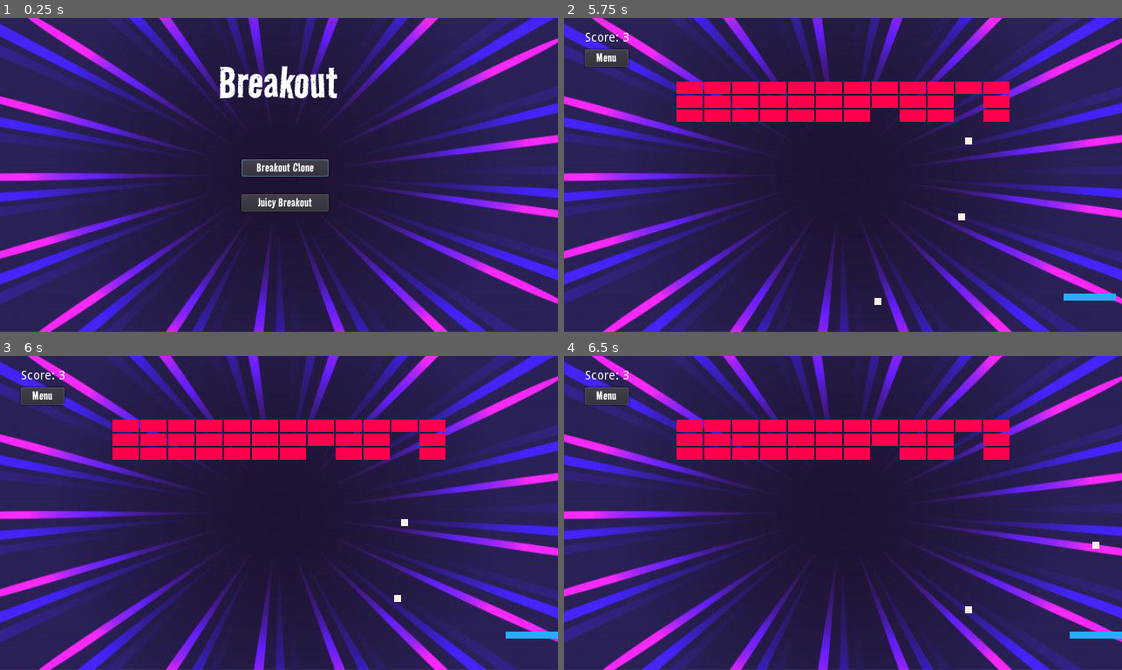
Above: before the commit, frames 1-4 (two rows, left to right).
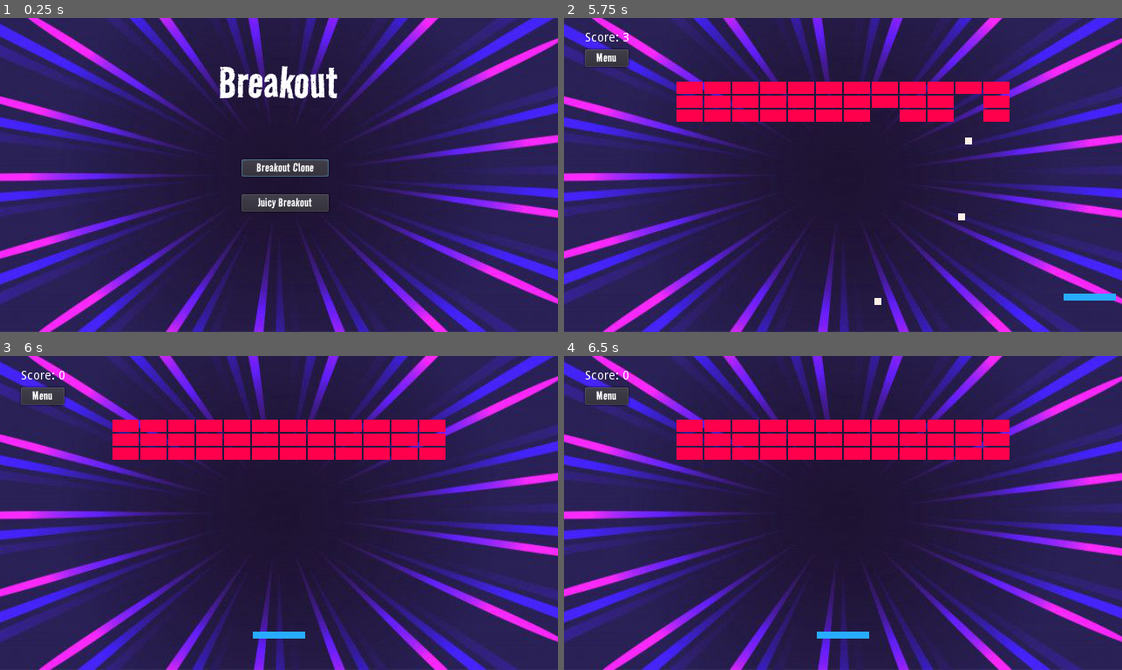
Above: after the commit, the same moments.

Repository: jkao1017/BreakoutGodot
Game: Godot game, scene res://Scenes/TitleScreen.tscn
Same seed, same stepped clock (60 frames per second), same inputs: the game is played once before the commit and once after it.
Inputs:
- Up to frame 1 (0.25 s): no input
- Up to frame 2 (5.75 s): click "Breakout Clone" at 0.5 s; click "Menu" at 1.25 s; click "Juicy Breakout" at 2 s; click "Menu" at 2.75 s; tap Enter (ui_accept) at 3.5, 3.77, 4.25, 4.52 s; hold Right (ui_right) 3.53-4.28 s; hold Down (ui_down) 4.28-5.03 s; hold Right (ui_right) from 5.03 s (still down)
- Up to frame 3 (6 s): release Right (ui_right) at 5.78 s; hold Up (ui_up) from 5.78 s (still down)
- Up to frame 4 (6.5 s): keep holding Up (ui_up); tap Enter (ui_accept) at 6.02 s

Frames 1-2 are identical in both runs. In frame 3, 1.0% of the frame differs, in the area x 10-100%, y 4-90%; in frame 4, 1.0%.

Commit message:
Update Ball.gd
added a reset option when ball is out of bounds

Diff:
--- a/Scenes/Ball.gd
+++ b/Scenes/Ball.gd
@@ -1,14 +1,18 @@
 extends RigidBody2D
 
+signal life_change(ball)
 
 # Declare member variables here. Examples:
 # var a = 2
 # var b = "text"
-const SPEEDUP = 400
+const SPEEDUP = 500
 const MAXSPEED = 30000
-
+var max_lives: int = 3
+var lives: float = max_lives
 # Called when the node enters the scene tree for the first time.
 func _ready():
+	connect("life_changed", get_parent().get_node("UI/Lives"),"on_plater_life_changed")
+	emit_signal("life_changed",max_lives)
 	pass # Replace with function body.
 
 
@@ -35,5 +39,11 @@
 
 			$Bounce.play()
 
-	if position.y > get_viewport_rect().end.y:
+	if get_position().y > get_viewport_rect().end.y:
+		print("Ball is Dead")
+		get_tree().reload_current_scene()
+		lives -1
+		emit_signal("life_change", lives)
 		queue_free()
+	if lives <0:
+		print("GAME OVER")
